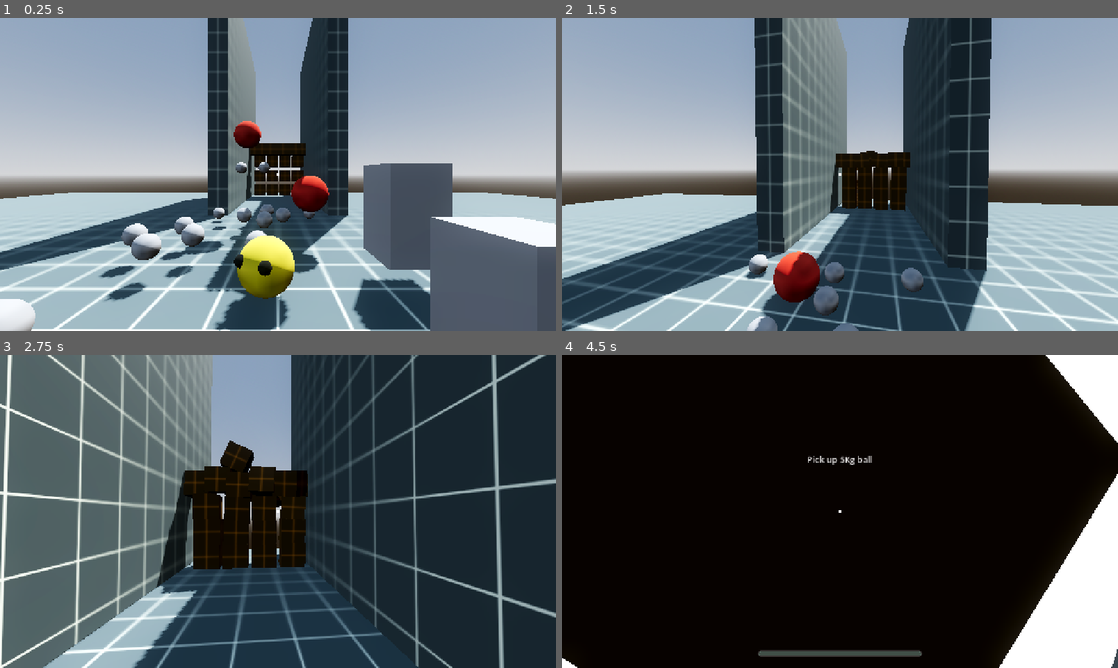
Above: before the commit, frames 1-4 (two rows, left to right).
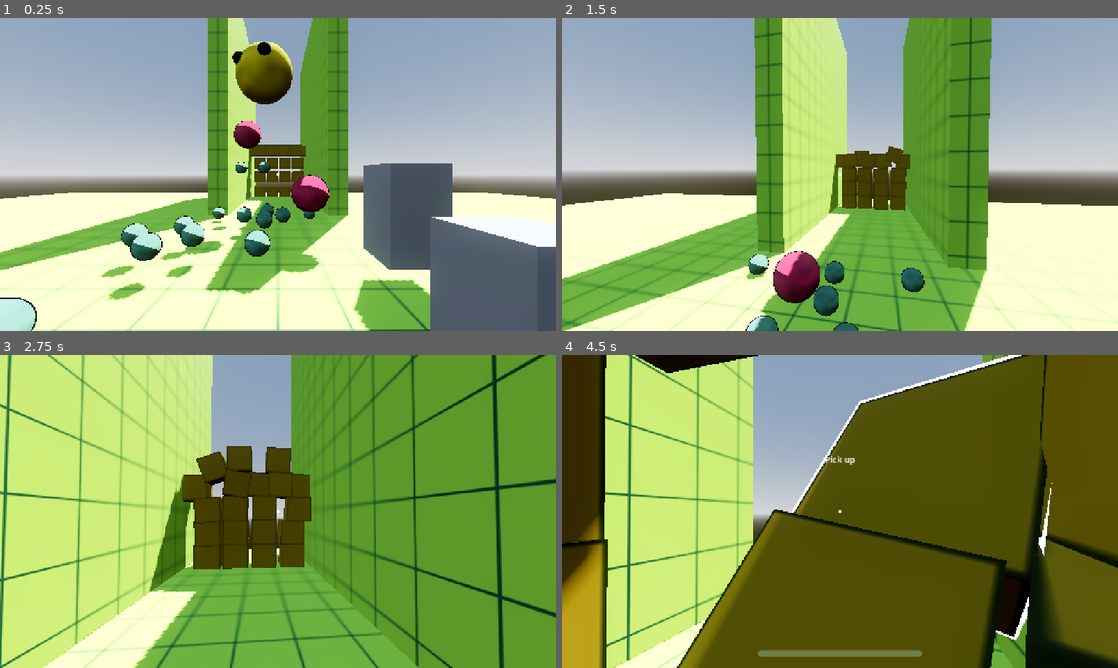
Above: after the commit, the same moments.

Repository: WITBoudicca/DuckCatcher
Game: Godot game, scene res://world/world.tscn
Same seed, same stepped clock (60 frames per second), same inputs: the game is played once before the commit and once after it.
Inputs (mouse positions are in pixels of both pictures, inside the frame that each line leads up to):
- Up to frame 1 (0.25 s): no input
- Up to frame 2 (1.5 s): move the mouse to (867, 174) at 0.52 s; hold E (interact) 0.53-1.28 s; hold W (forward) from 0.53 s (still down); tap Space (jump) at 0.77 s; move the mouse to (812, 174) at 1.27 s; click (812, 174) at 1.35 s
- Up to frame 3 (2.75 s): keep holding W (forward); tap Space (jump) at 1.52 s; tap E (interact) at 1.55 s; move the mouse to (289, 505) at 2.02 s; hold E (interact) from 2.03 s (still down)
- Up to frame 4 (4.5 s): keep holding W (forward); move the mouse to (834, 517) at 2.77 s; release E (interact) at 2.78 s; tap Shift (sprint) at 2.85 s; tap Space (jump) at 3.02, 3.77 s; tap E (interact) at 3.05, 3.8, 4.35 s; move the mouse to (878, 514) at 3.52 s; hold F (throw, bound only before the commit) 3.53-4.28 s; move the mouse to (795, 508) at 4.27 s

The runs differ from the first frame. In frame 1, 44% of the frame differs, in the area x 0-100%, y 0-100%; in frame 2, 61%; in frame 3, 95%; in frame 4, 96%.

Commit message:
Added Toon

Diff:
--- a/entities/objects/cube_1kg.tscn
+++ b/entities/objects/cube_2kg.tscn
@@ -7,6 +7,7 @@
 [sub_resource type="StandardMaterial3D" id="StandardMaterial3D_nt333"]
 albedo_color = Color(0.9610463, 0.5697664, 0.029269658, 1)
 albedo_texture = ExtResource("2_vny1s")
+uv1_offset = Vector3(0.5, 0.5, 0.5)
 uv1_triplanar = true
 uv2_world_triplanar = true
 
@@ -28,15 +29,11 @@
 
 [sub_resource type="BoxShape3D" id="BoxShape3D_vny1s"]
 
-[node name="Cube_1kg" type="RigidBody3D" unique_id=840454992 node_paths=PackedStringArray("mesh_instance", "outline_mesh")]
+[node name="Cube_2kg" type="RigidBody3D" unique_id=840454992]
 collision_layer = 8
 collision_mask = 11
-gravity_scale = 0.5
+mass = 2.0
 angular_damp = 0.5
-script = ExtResource("1_vny1s")
-mesh_instance = NodePath("MeshInstance3D")
-outline_mesh = NodePath("MeshInstance3D/MeshInstance3D")
-interaction_label = "Pick up 5Kg ball"
 
 [node name="MeshInstance3D" type="MeshInstance3D" parent="." unique_id=1092464648]
 mesh = SubResource("BoxMesh_6tqst")
@@ -48,3 +45,9 @@
 
 [node name="CollisionShape3D" type="CollisionShape3D" parent="." unique_id=1272904327]
 shape = SubResource("BoxShape3D_vny1s")
+
+[node name="Pickables" type="Node" parent="." unique_id=739365648 node_paths=PackedStringArray("mesh_instance", "outline_mesh")]
+script = ExtResource("1_vny1s")
+mesh_instance = NodePath("../MeshInstance3D")
+outline_mesh = NodePath("../MeshInstance3D/MeshInstance3D")
+metadata/_custom_type_script = "uid://d1b8cua1e2sg5"
--- a/entities/objects/pickables.gd
+++ b/entities/objects/pickables.gd
@@ -1,5 +1,5 @@
 class_name Pickables
-extends RigidBody3D
+extends Node
 
 @export var mesh_instance: MeshInstance3D
 @export var outline_mesh: MeshInstance3D
@@ -8,11 +8,7 @@
 var _is_highlighted: bool = false
 
 func _ready() -> void:
-	if mesh_instance == null:
-		push_warning("Pickables: mesh_instance not assigned on %s" % name)
-	if outline_mesh == null:
-		push_warning("Pickables: outline_mesh not assigned on %s" % name)
-	else:
+	if outline_mesh != null:
 		outline_mesh.visible = false
 
 func set_highlighted(value: bool) -> void:
--- a/entities/objects/sphere_1kg.tscn
+++ b/entities/objects/sphere_1kg.tscn
@@ -3,11 +3,34 @@
 [ext_resource type="Script" uid="uid://d1b8cua1e2sg5" path="res://entities/objects/pickables.gd" id="1_uge4i"]
 [ext_resource type="Material" uid="uid://bh3pbk7vpblut" path="res://assets/shaders/Outline_mat.tres" id="2_hogcl"]
 
+[sub_resource type="StandardMaterial3D" id="StandardMaterial3D_hogcl"]
+render_priority = 1
+transparency = 1
+shading_mode = 0
+albedo_color = Color(0, 0, 0, 1)
+grow = true
+grow_amount = 0.01
+stencil_mode = 3
+stencil_flags = 1
+stencil_compare = 5
+metadata/_stencil_owned = true
+
+[sub_resource type="StandardMaterial3D" id="StandardMaterial3D_evv8w"]
+next_pass = SubResource("StandardMaterial3D_hogcl")
+diffuse_mode = 3
+specular_mode = 1
+albedo_color = Color(0.34036294, 0.5198643, 0.45450777, 1)
+roughness = 0.0
+grow_amount = 1.321
+stencil_mode = 1
+stencil_flags = 2
+
 [sub_resource type="SphereMesh" id="SphereMesh_wt16y"]
+material = SubResource("StandardMaterial3D_evv8w")
 radius = 0.25
 height = 0.5
 
-[sub_resource type="ArrayMesh" id="ArrayMesh_evv8w"]
+[sub_resource type="ArrayMesh" id="ArrayMesh_uge4i"]
 _surfaces = [{
 "aabb": AABB(-0.2696936, -0.2699775, -0.2696936, 0.5393872, 0.539955, 0.5393872),
 "attribute_data": PackedByteArray("AAAAAAAAAAAAAIA8AAAAAAAAAD0AAAAAAABAPQAAAAAAAIA9AAAAAAAAoD0AAAAAAADAPQAAAAAAAOA9AAAA …(23495 unchanged characters)…
@@ -23,22 +46,24 @@
 [sub_resource type="SphereShape3D" id="SphereShape3D_j164d"]
 radius = 0.25
 
-[node name="Sphere_1kg" type="RigidBody3D" unique_id=840454992 node_paths=PackedStringArray("mesh_instance", "outline_mesh")]
+[node name="Sphere_1kg" type="RigidBody3D" unique_id=840454992]
 collision_layer = 8
 collision_mask = 11
 angular_damp = 0.5
-script = ExtResource("1_uge4i")
-mesh_instance = NodePath("MeshInstance3D")
-outline_mesh = NodePath("MeshInstance3D/MeshInstance3D")
-interaction_label = "Pick up 1Kg ball"
 
 [node name="MeshInstance3D" type="MeshInstance3D" parent="." unique_id=1092464648]
 mesh = SubResource("SphereMesh_wt16y")
 
-[node name="MeshInstance3D" type="MeshInstance3D" parent="MeshInstance3D" unique_id=1826023574]
+[node name="MeshInstance3D" type="MeshInstance3D" parent="MeshInstance3D" unique_id=1648380190]
 visible = false
-mesh = SubResource("ArrayMesh_evv8w")
+mesh = SubResource("ArrayMesh_uge4i")
 surface_material_override/0 = ExtResource("2_hogcl")
 
 [node name="CollisionShape3D" type="CollisionShape3D" parent="." unique_id=1562557552]
 shape = SubResource("SphereShape3D_j164d")
+
+[node name="Pickables" type="Node" parent="." unique_id=598767813 node_paths=PackedStringArray("mesh_instance", "outline_mesh")]
+script = ExtResource("1_uge4i")
+mesh_instance = NodePath("../MeshInstance3D")
+outline_mesh = NodePath("../MeshInstance3D/MeshInstance3D")
+metadata/_custom_type_script = "uid://d1b8cua1e2sg5"
--- a/entities/objects/sphere_5kg.tscn
+++ b/entities/objects/sphere_5kg.tscn
@@ -3,14 +3,32 @@
 [ext_resource type="Script" uid="uid://d1b8cua1e2sg5" path="res://entities/objects/pickables.gd" id="1_g0ned"]
 [ext_resource type="Material" uid="uid://bh3pbk7vpblut" path="res://assets/shaders/Outline_mat.tres" id="2_u22hf"]
 
-[sub_resource type="StandardMaterial3D" id="StandardMaterial3D_uge4i"]
-albedo_color = Color(0.6828411, 0.1768769, 0.07980073, 1)
+[sub_resource type="StandardMaterial3D" id="StandardMaterial3D_u22hf"]
+render_priority = 1
+transparency = 1
+shading_mode = 0
+albedo_color = Color(0, 0, 0, 1)
+grow = true
+grow_amount = 0.01
+stencil_mode = 3
+stencil_flags = 1
+stencil_compare = 5
+metadata/_stencil_owned = true
+
+[sub_resource type="StandardMaterial3D" id="StandardMaterial3D_5gtef"]
+next_pass = SubResource("StandardMaterial3D_u22hf")
+diffuse_mode = 3
+specular_mode = 1
+albedo_color = Color(0.67098284, 0.22485822, 0.34543797, 1)
+roughness = 0.0
+grow_amount = 1.321
+stencil_mode = 1
 stencil_flags = 2
 
 [sub_resource type="SphereMesh" id="SphereMesh_wt16y"]
-material = SubResource("StandardMaterial3D_uge4i")
+material = SubResource("StandardMaterial3D_5gtef")
 
-[sub_resource type="ArrayMesh" id="ArrayMesh_g0ned"]
+[sub_resource type="ArrayMesh" id="ArrayMesh_u22hf"]
 _surfaces = [{
 "aabb": AABB(-0.51941043, -0.5199775, -0.51941043, 1.0388209, 1.039955, 1.0388209),
 "attribute_data": PackedByteArray("AAAAAAAAAAAAAIA8AAAAAAAAAD0AAAAAAABAPQAAAAAAAIA9AAAAAAAAoD0AAAAAAADAPQAAAAAAAOA9AAAA …(23495 unchanged characters)…
@@ -25,24 +43,26 @@
 
 [sub_resource type="SphereShape3D" id="SphereShape3D_j164d"]
 
-[node name="Sphere_5kg" type="RigidBody3D" unique_id=840454992 node_paths=PackedStringArray("mesh_instance", "outline_mesh")]
+[node name="Sphere_5kg" type="RigidBody3D" unique_id=840454992]
 collision_layer = 8
 collision_mask = 11
 mass = 5.0
 gravity_scale = 0.5
 angular_damp = 0.5
-script = ExtResource("1_g0ned")
-mesh_instance = NodePath("MeshInstance3D")
-outline_mesh = NodePath("MeshInstance3D/MeshInstance3D")
-interaction_label = "Pick up 5Kg ball"
 
 [node name="MeshInstance3D" type="MeshInstance3D" parent="." unique_id=1092464648]
 mesh = SubResource("SphereMesh_wt16y")
 
-[node name="MeshInstance3D" type="MeshInstance3D" parent="MeshInstance3D" unique_id=867734738]
+[node name="MeshInstance3D" type="MeshInstance3D" parent="MeshInstance3D" unique_id=1213213631]
 visible = false
-mesh = SubResource("ArrayMesh_g0ned")
+mesh = SubResource("ArrayMesh_u22hf")
 surface_material_override/0 = ExtResource("2_u22hf")
 
 [node name="CollisionShape3D" type="CollisionShape3D" parent="." unique_id=1562557552]
 shape = SubResource("SphereShape3D_j164d")
+
+[node name="Pickables" type="Node" parent="." unique_id=1292165419 node_paths=PackedStringArray("mesh_instance", "outline_mesh")]
+script = ExtResource("1_g0ned")
+mesh_instance = NodePath("../MeshInstance3D")
+outline_mesh = NodePath("../MeshInstance3D/MeshInstance3D")
+metadata/_custom_type_script = "uid://d1b8cua1e2sg5"
--- a/entities/player/player_controller.gd
+++ b/entities/player/player_controller.gd
@@ -148,13 +148,16 @@
 	if held_object != null:
 		drop_held_object()
 		return
+
 	if interact_ray == null or not interact_ray.is_colliding():
 		return
 
 	var target = interact_ray.get_collider()
+
 	if target.has_method("interact"):
 		target.call("interact", self)
-	elif target is RigidBody3D:
+
+	elif target.get_node_or_null("Pickables") != null:
 		set_held_object(target)
 
 func try_catch() -> void:
@@ -167,7 +170,9 @@
 func _raycast_call(method_name: String) -> void:
 	if interact_ray == null or not interact_ray.is_colliding():
 		return
+
 	var target = interact_ray.get_collider()
+
 	if target and target.has_method(method_name):
 		target.call(method_name, self)
 #endregion
@@ -182,8 +187,8 @@
 	var current: Pickables = null
 	if interact_ray.is_colliding():
 		var collider = interact_ray.get_collider()
-		if collider is Pickables:
-			current = collider
+		if collider:
+			current = collider.get_node_or_null("Pickables") as Pickables
 
 	if current == _hovered_pickable:
 		return
--- a/entities/player/player_controller.tscn
+++ b/entities/player/player_controller.tscn
@@ -136,7 +136,7 @@
 player = NodePath("../../..")
 
 [node name="HoldPoint" type="Marker3D" parent="CameraController/SpringArm3D/Camera3D" unique_id=1712275961]
-transform = Transform3D(1, 0, 0, 0, 1, 0, 0, 0, 1, 0.9, -0.6, -1.5)
+transform = Transform3D(1, 0, 0, 0, 1, 0, 0, 0, 1, 0.6, -0.6, -1.5)
 
 [node name="InteractionRay" type="RayCast3D" parent="CameraController/SpringArm3D/Camera3D" unique_id=86940088]
 target_position = Vector3(0, 0, -3)
@@ -175,11 +175,10 @@
 
 [node name="StaminaBar" type="Control" parent="PlayerHud" unique_id=530440617]
 layout_mode = 1
-anchors_preset = 12
-anchor_top = 1.0
+anchor_top = 0.90800005
 anchor_right = 1.0
 anchor_bottom = 1.0
-offset_top = -66.0
+offset_top = 0.23999023
 grow_horizontal = 2
 grow_vertical = 0
 
--- a/project.godot
+++ b/project.godot
@@ -88,7 +88,7 @@
 }
 throw={
 "deadzone": 0.2,
-"events": [Object(InputEventKey,"resource_local_to_scene":false,"resource_name":"","device":-1,"window_id":0,"alt_pressed":false,"shift_pressed":false,"ctrl_pressed":false,"meta_pressed":false,"pressed":false,"keycode":0,"physical_keycode":70,"key_label":0,"unicode":102,"location":0,"echo":false,"script":null)
+"events": [Object(InputEventMouseButton,"resource_local_to_scene":false,"resource_name":"","device":-1,"window_id":0,"alt_pressed":false,"shift_pressed":false,"ctrl_pressed":false,"meta_pressed":false,"button_mask":0,"position":Vector2(0, 0),"global_position":Vector2(0, 0),"factor":1.0,"button_index":1,"canceled":false,"pressed":false,"double_click":false,"script":null)
 ]
 }
 catch={
--- a/world/world.tscn
+++ b/world/world.tscn
@@ -5,7 +5,7 @@
 [ext_resource type="PackedScene" uid="uid://clnpmk5pcvcey" path="res://entities/player/player_controller.tscn" id="2_tcf2h"]
 [ext_resource type="PackedScene" uid="uid://ifi2dqkrynf" path="res://entities/objects/sphere_1kg.tscn" id="3_h5o24"]
 [ext_resource type="PackedScene" uid="uid://c7a7e1k3b6mcq" path="res://entities/objects/sphere_5kg.tscn" id="4_mmdvd"]
-[ext_resource type="PackedScene" uid="uid://dsluwqmfj8b6a" path="res://entities/objects/cube_1kg.tscn" id="5_fn3g3"]
+[ext_resource type="PackedScene" uid="uid://dsluwqmfj8b6a" path="res://entities/objects/cube_2kg.tscn" id="5_fn3g3"]
 
 [sub_resource type="StandardMaterial3D" id="StandardMaterial3D_g312j"]
 albedo_texture = ExtResource("1_6xmxd")
@@ -38,7 +38,7 @@
 [node name="DucklingEntity" type="Node3D" parent="Entities" unique_id=1813489295]
 
 [node name="Duckling" parent="Entities/DucklingEntity" unique_id=192723076 instance=ExtResource("2_4717r")]
-transform = Transform3D(1, 0, 0, 0, 1, 0, 0, 0, 1, -0.033987045, 0.17929244, -3.7306452)
+transform = Transform3D(1, 0, 0, 0, 1, 0, 0, 0, 1, -0.033987045, 3.276574, -3.7306452)
 
 [node name="NPCEntity" type="Node3D" parent="Entities" unique_id=1477069671]
 
@@ -161,8 +161,6 @@
 
 [node name="Cube_5kg20" parent="Entities/PhyObjects/Cube" unique_id=1519519789 instance=ExtResource("5_fn3g3")]
 transform = Transform3D(1, 0, 0, 0, 1, 0, 0, 0, 1, 1.820307, 4.553731, -19.067562)
-
-[node name="Lighting" type="Node3D" parent="." unique_id=591190226]
 
 [node name="Geometry" type="Node3D" parent="." unique_id=2071783606]
 
Binary file changed: assets/prototypes/Proto Wall.png
